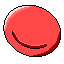
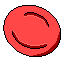
Two versions of the same layered image (w=64, h=64). Layer-by-layer changes:
added layer "Layer 10" above "Layer 9" over (24, 13, 48, 27)
added layer "Layer 9" above "Risco dentro" over (25, 12, 49, 27)
painted on "Layer 7" over (4, 6, 32, 31)
